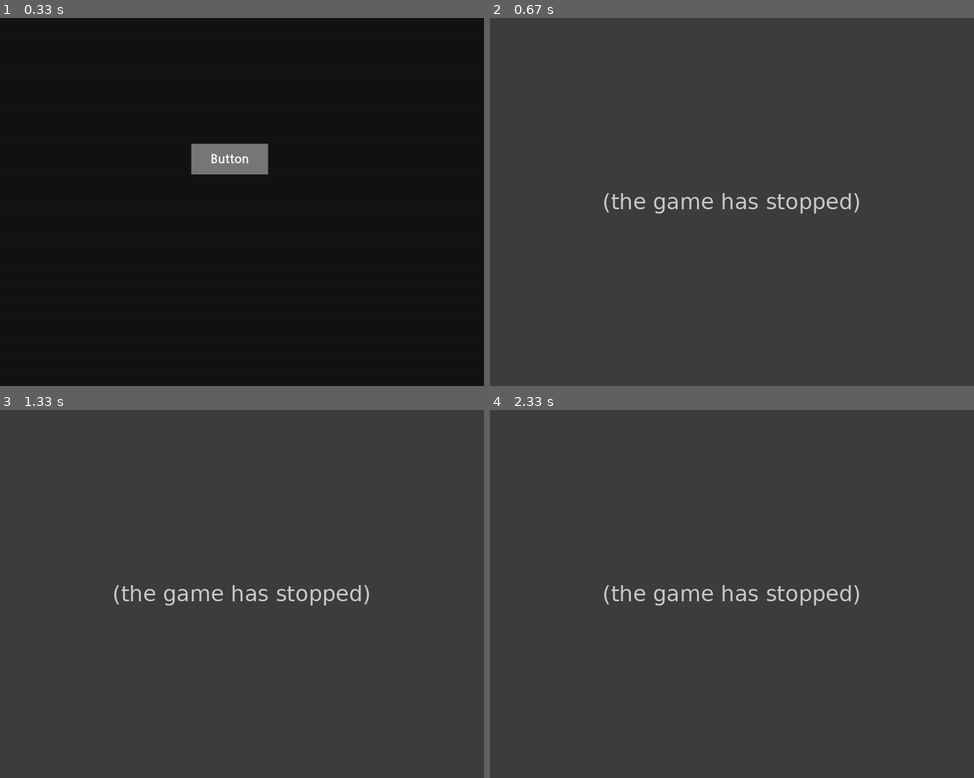
Above: before the commit, frames 1-4 (two rows, left to right).
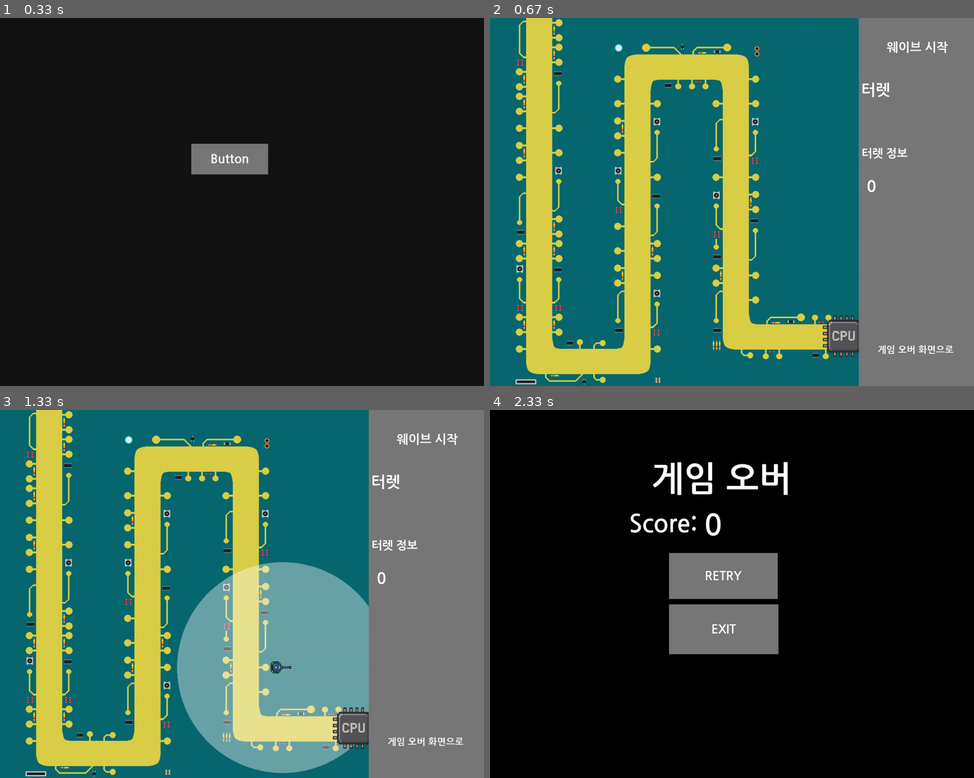
Above: after the commit, the same moments.

Repository: sdk0124/pygame_defense
Game: pygame game, started from main.py
Two runs of this game, one before a commit and one after it. Both use one fixed random seed, a clock stepped at 60 frames per second and the inputs below.
Inputs (mouse positions are in pixels of both pictures, inside the frame that each line leads up to):
- Up to frame 1 (0.33 s): no input
- Up to frame 2 (0.67 s): click "Button" at 0.38 s
- Up to frame 3 (1.33 s): click (290, 674) at 0.72 s; click "웨이브 시작" at 1.05 s
- Up to frame 4 (2.33 s): click (790, 627) at 1.38 s; click "게임 오버 화면으로" at 2.22 s

Frame 1 is identical in both runs. In frame 2, 100% of the frame differs, in the area x 0-100%, y 0-100%; in frame 3, 100%; in frame 4, 100%.
Error before the commit: TypeError: EnemyManager.__init__() missing 1 required positional argument: 'on_enemy_death' ...; the game stopped at 0.4 s (later frames are placeholders)

Commit message:
Update spawn_enemy in enemyManager

Diff:
--- a/entities/enemyManager.py
+++ b/entities/enemyManager.py
@@ -3,7 +3,7 @@
 from entities.enemy import Enemy
 
 class EnemyManager:
-    def __init__(self, waypoints, enemy_data_table, enemy_image_table, on_enemy_death):
+    def __init__(self, waypoints, enemy_data_table, enemy_image_table, on_enemy_death=None):
         self.waypoints = waypoints
         self.enemy_data_table = enemy_data_table
         self.image_table = enemy_image_table
@@ -38,7 +38,12 @@
         while self.spawn_timer >= self.spawn_delay and len(self.wave_queue) != 0:
             enemy_type = self.wave_queue.popleft()
             enemy_data = self.enemy_data_table[enemy_type]
-            new_enemy = Enemy(enemy_data, self.waypoints, self.image_table[enemy_type])
+
+            new_enemy = Enemy(enemy_data,
+                              self.waypoints,
+                              self.image_table[enemy_type],
+                              on_death=self.on_enemy_death)
+
             self.enemies.add(new_enemy)
 
             self.spawn_timer -= self.spawn_delay
